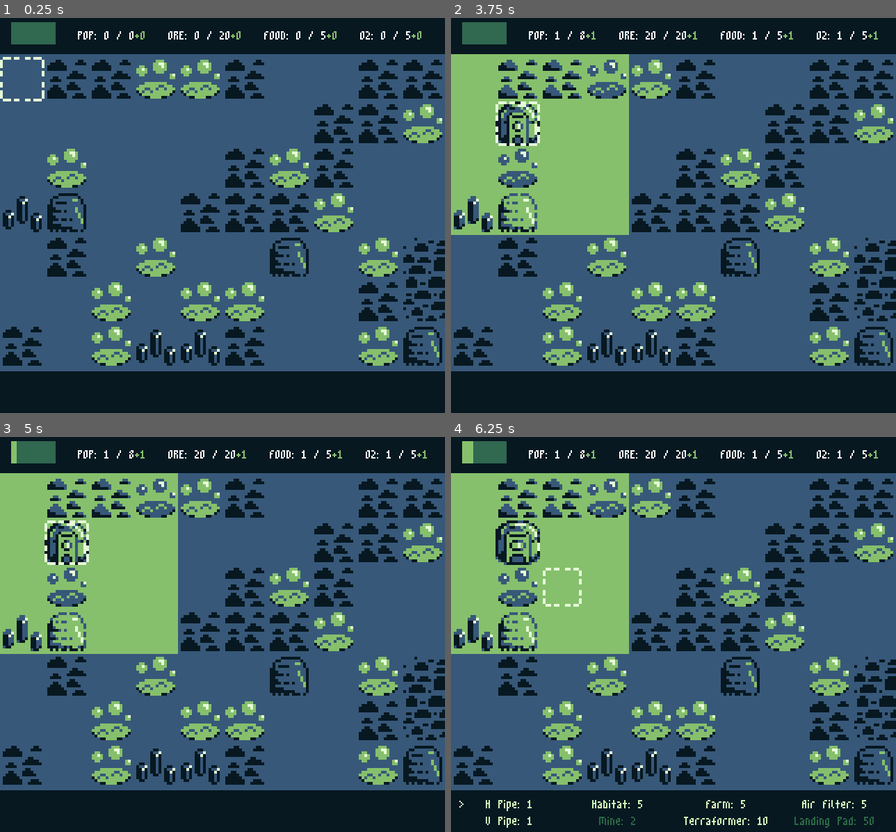
Above: before the commit, frames 1-4 (two rows, left to right).
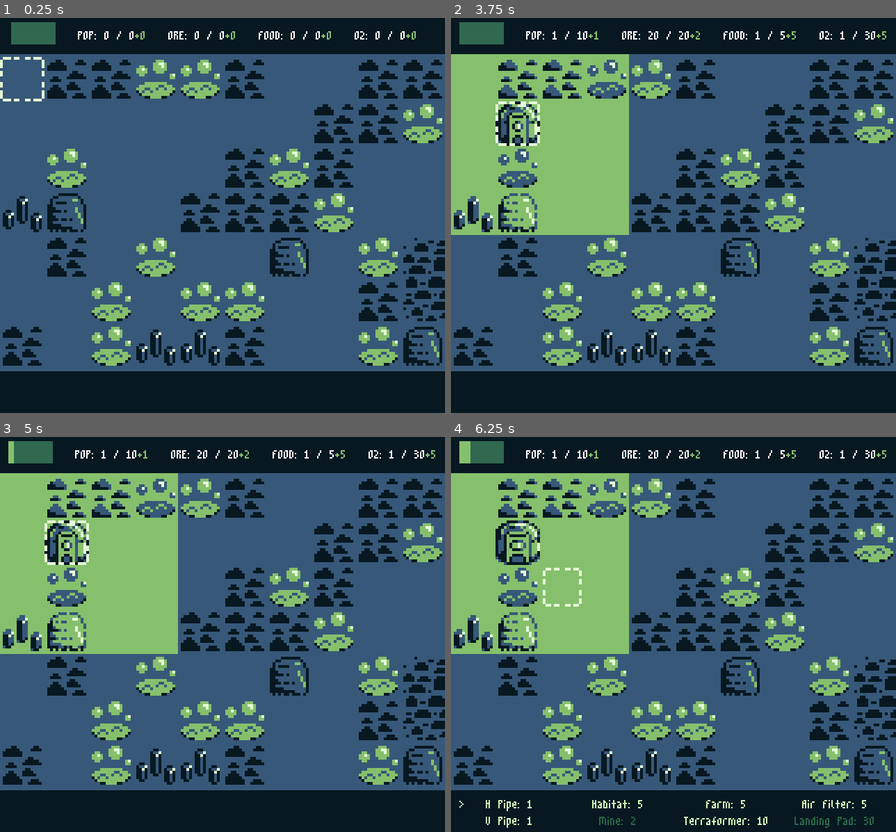
Above: after the commit, the same moments.

Repository: lrozanski/gb-jam-11_space
Game: Godot game, scene res://scenes/main.tscn
Two runs of this game, one before a commit and one after it. Both use one fixed random seed, a clock stepped at 60 frames per second and the inputs below.
Inputs:
- Up to frame 1 (0.25 s): no input
- Up to frame 2 (3.75 s): hold D (Right) 0.53-1.28 s; tap C (Start) at 0.6, 1.55, 2.1, 2.75, 2.85 s; tap Enter at 1.25 s; hold S (Down) 1.28-2.03 s; tap Z (Confirm) at 1.35, 3.6 s; hold D (Right) 2.03-2.78 s; hold W (Up) 2.78-3.53 s; hold A (Left) from 3.53 s (still down)
- Up to frame 3 (5 s): keep holding A (Left); tap C (Start) at 3.8, 4.35 s
- Up to frame 4 (6.25 s): tap Z (Confirm) at 5, 5.85 s; release A (Left) at 5.03 s; hold S (Down) 5.03-5.78 s; tap C (Start) at 5.1, 6.05 s; hold D (Right) from 5.78 s (still down)

The runs differ from the first frame. In frame 1, 0.3% of the frame differs, in the area x 49-95%, y 3-6%; in frame 2, 0.6%; in frame 3, 0.6%; in frame 4, 0.6%, in the area x 1-98%, y 1-97%.

Commit message:
Added oxygen per air filter / food per farm

Diff:
--- a/buildings/Building.gd
+++ b/buildings/Building.gd
@@ -131,6 +131,7 @@
 func enable_building():
 	if !disabled:
 		return
+
 	disabled = false
 	disabled_overlay.stop()
 	disabled_overlay.visible = false
@@ -139,6 +140,7 @@
 func disable_building():
 	if disabled:
 		return
+
 	disabled = true
 	disabled_overlay.stop()
 	disabled_overlay.play("default")
--- a/map/Buildings.gd
+++ b/map/Buildings.gd
@@ -11,7 +11,7 @@
 	"Air Filter": 5,
 	"Mine": 2,
 	"Terraformer": 10,
-	"Landing Pad": 50,
+	"Landing Pad": 30,
 }
 
 static func query_building(building_position: Vector2, world2d: World2D) -> Building:
--- a/resources/ResourceManager.gd
+++ b/resources/ResourceManager.gd
@@ -7,16 +7,20 @@
 static var POPULATION: int
 static var MAX_POPULATION: int
 static var ORE: int
-static var MAX_ORE: int = 20
+static var MAX_ORE: int
 static var FOOD: int
-static var MAX_FOOD: int = 5
+static var MAX_FOOD: int
 static var OXYGEN: int
-static var MAX_OXYGEN: int = 5
+static var MAX_OXYGEN: int
 
 static var POPULATION_PER_TICK: int
 static var ORE_PER_TICK: int
 static var FOOD_PER_TICK: int
 static var OXYGEN_PER_TICK: int
+
+static var ORE_PER_MINE: int = 2
+static var FOOD_PER_FARM: int = 5
+static var OXYGEN_PER_AIR_FILTER: int = 3
 
 static var POPULATION_PER_SECOND = 0.2
 
@@ -41,12 +45,25 @@
 	resource_change_buffer["ore"] += amount
 
 
+func update_food_per_tick(amount: int):
+	FOOD_PER_TICK += amount
+	_update_resource_ui()
+
+
+func update_oxygen_per_tick(amount: int):
+	OXYGEN_PER_TICK += amount
+	_update_resource_ui()
+
+
 func _ready():
 	POPULATION = 0
 	MAX_POPULATION = 0
 	ORE = 0
+	MAX_ORE = 0
 	FOOD = 0
+	MAX_FOOD = 0
 	OXYGEN = 0
+	MAX_OXYGEN = 0
 
 	POPULATION_PER_TICK = 0
 	ORE_PER_TICK = 0
@@ -63,14 +80,17 @@
 
 func _on_hq_placed():
 	POPULATION = 1
-	MAX_POPULATION = 8
+	MAX_POPULATION = 10
 	POPULATION_PER_TICK = 1
 	ORE = 20
-	ORE_PER_TICK = 1
+	MAX_ORE = 20
+	ORE_PER_TICK = 2
 	FOOD = 1
-	FOOD_PER_TICK = 1
+	MAX_FOOD = 5
+	FOOD_PER_TICK = 5
 	OXYGEN = 1
-	OXYGEN_PER_TICK = 1
+	OXYGEN_PER_TICK = 5
+	MAX_OXYGEN = 30
 
 	_update_resource_ui()
 	population_changed.emit()
@@ -98,14 +118,16 @@
 func _on_building_removed(building: String, disabled: bool):
 	if disabled:
 		return
+
 	on_building_state_changed(building, true)
 
 
 func on_building_state_changed(type: String, disabled: bool):
+	if !type in ["HQ", "Pipe", "Air Filter"]:
+		update_oxygen_per_tick(1 if disabled else -1)
+
 	match type:
-		"H Pipe":
-			pass
-		"V Pipe":
+		"Pipe":
 			pass
 		"Habitat":
 			if disabled:
@@ -113,16 +135,16 @@
 			else:
 				increase_max_population()
 		"Farm":
-			pass
+			update_food_per_tick(-FOOD_PER_FARM if disabled else FOOD_PER_FARM)
 		"Air Filter":
-			pass
+			update_oxygen_per_tick(-OXYGEN_PER_AIR_FILTER if disabled else OXYGEN_PER_AIR_FILTER)
 		"Landing Pad":
 			pass
 		"Mine":
 			if disabled:
-				ORE_PER_TICK -= 1
+				ORE_PER_TICK -= ORE_PER_MINE
 			else:
-				ORE_PER_TICK += 1
+				ORE_PER_TICK += ORE_PER_MINE
 
 	_update_resource_ui()
 
@@ -133,13 +155,15 @@
 	resource_change_buffer["food"] += FOOD_PER_TICK
 	resource_change_buffer["oxygen"] += OXYGEN_PER_TICK
 
+	update_food_per_tick(-POPULATION_PER_TICK)
+
 
 func increase_max_population():
-	resource_change_buffer["max_population"] += 4
+	resource_change_buffer["max_population"] += 5
 
 
 func decrease_max_population():
-	resource_change_buffer["max_population"] -= 4
+	resource_change_buffer["max_population"] -= 5
 
 
 func _update_resource_ui():
